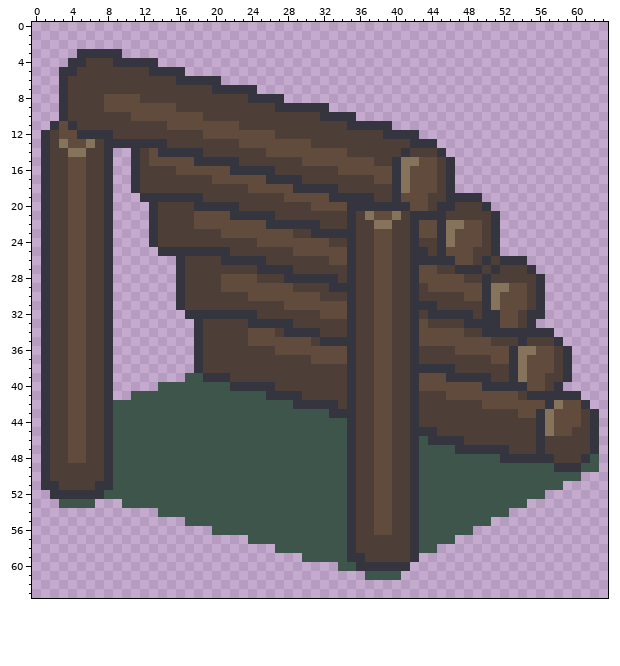
Pixel-art file -- Keep The Fire Alive- VimJam3/Assets/Sprites/shelter.aseprite. Above is the file before it was changed.
64x64 pixels, 1 frame.
After:
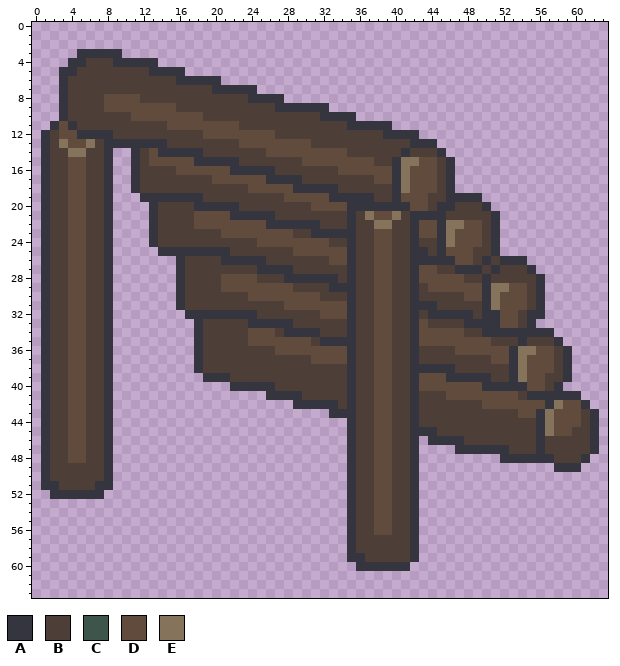
Palette (. is transparent): A #353540  B #4d3f38  C #3e554c  D #604b3d  E #86735b
Edits made:
Layer "shelter":
The author cleared colour C in row 39 at x 17 to 18; in row 40 at x 14 to 21; in row 41 at x 11 to 25; in row 42 at x 9 to 28; in row 43 at x 9 to 32; in rows 44 to 45 at x 9 to 34.
The author cleared colour C in row 46 at x 9 to 34 and 43; in row 47 at x 9 to 34 and 43 to 46; in row 48 at x 9 to 34, 43 to 51 and 62; in row 49 at x 9 to 34, 43 to 57 and 61 to 62; in row 50 at x 9 to 34 and 43 to 60; in row 51 at x 9 to 34 and 43 to 58.
The author cleared colour C in row 52 at x 8 to 34 and 43 to 56; in row 53 at x 3 to 6, 10 to 34 and 43 to 54; in row 54 at x 14 to 34 and 43 to 52; in row 55 at x 17 to 34 and 43 to 50; in row 56 at x 20 to 34 and 43 to 48; in row 57 at x 24 to 34 and 43 to 46.
The author cleared colour C in row 58 at x 27 to 34 and 43 to 44; in row 59 at x 30 to 34; in row 60 at x 34 to 35; in row 61 at x 37 to 40.
Changed places in both pictures, as pixel boxes (x1, y1, x2, y2):
erased: (59, 373, 599, 580)
